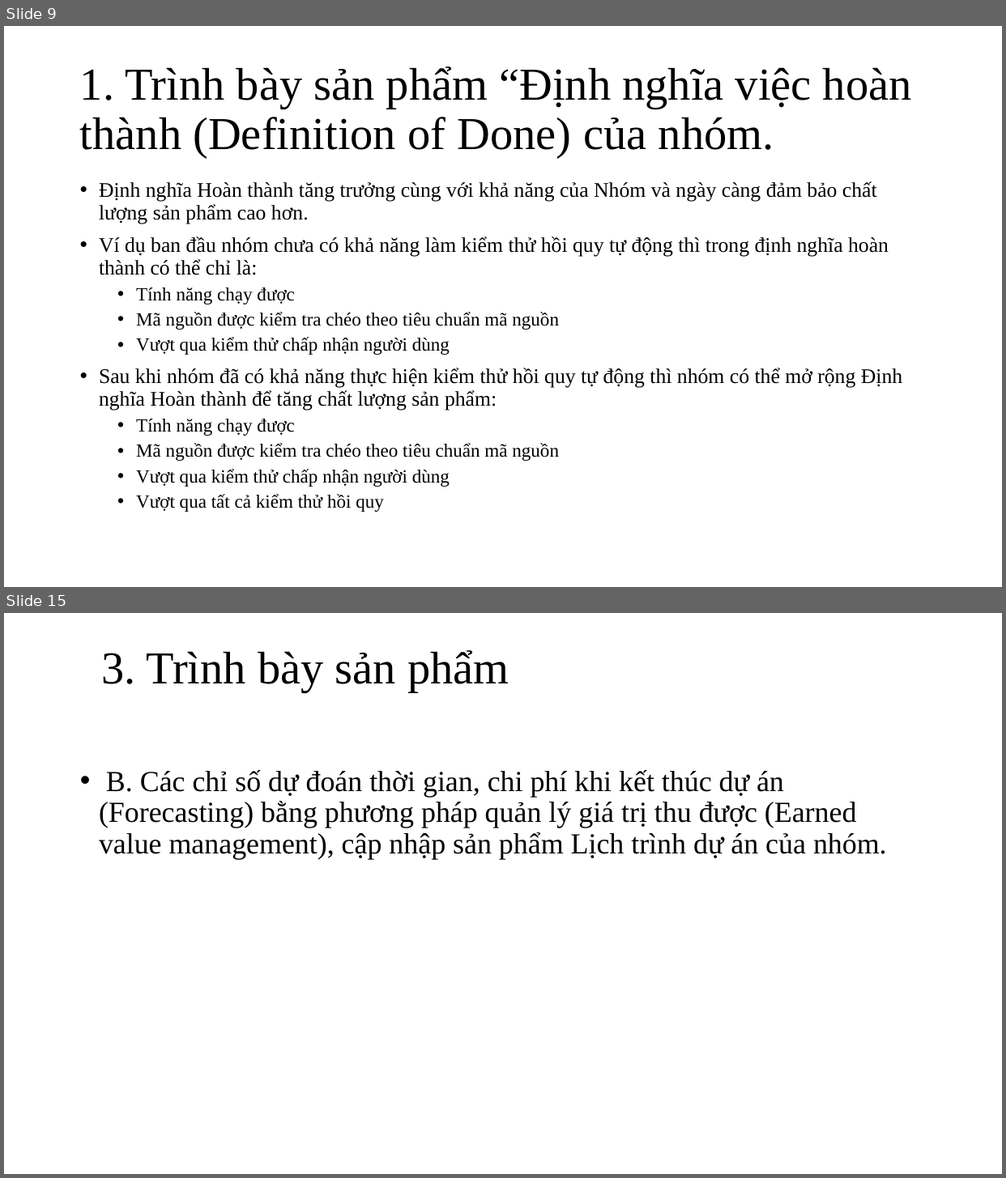
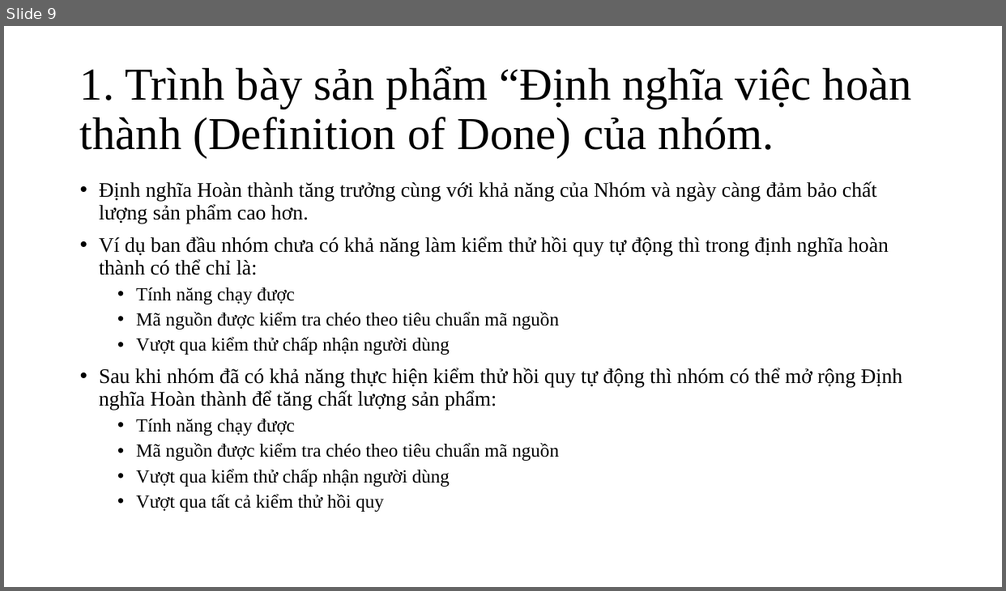
Before and after one commit to huynhquangminh/18HCB_QuanLyQuyTrinhPhanMem, a slide deck: Documents/Tuan5/Nhom_3_Tuan_5.pptx. Shown one above the other, each under a label of ours: slides 9 and 15 before the commit, slide 9 after it; the slides between them are not shown. The pictures are 1006x1178 and 1006x591 pixels, drawn with LibreOffice and Linux fonts; fonts in the diff are those of the drawing. Boxes give left, top, right and bottom in pixels: in the first picture for what was removed or moved away, otherwise in the second. Text is boxed around its words. In the diff, an @@ line names an element or a change of style, - is before the commit and + after.

```diff
--- a/Documents/Tuan5/Nhom_3_Tuan_5.pptx
+++ b/Documents/Tuan5/Nhom_3_Tuan_5.pptx
@@ slide 15 removed at <box>4,613,1002,1174</box>, background #FFFFFF @@
@@ title removed at <box>101,650,509,692</box> @@
-3. Trình bày sản phẩm
@@ text removed at <box>99,770,887,860</box> @@
-• B. Các chỉ số dự đoán thời gian, chi phí khi kết thúc dự án (Forecasting) bằng phương pháp quản lý giá trị thu được (Earned value management), cập nhập sản phẩm Lịch trình dự án của nhóm.
```
Also in this commit, not shown: 7 slides changed, 2 slides added, 5 other files.
